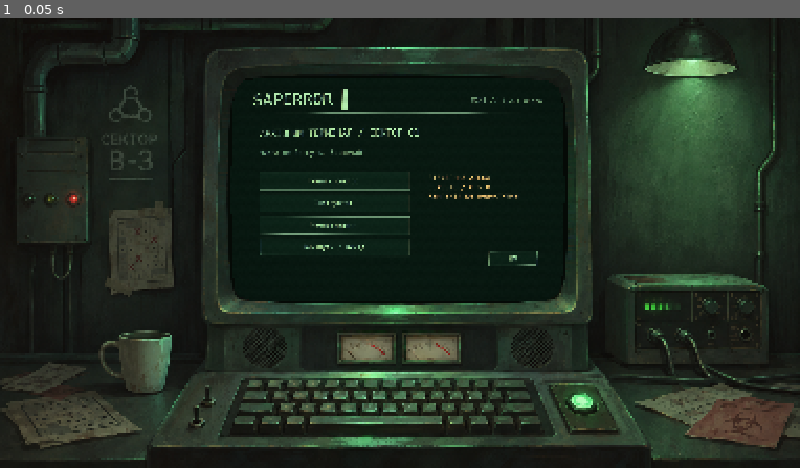
Above: before the commit, frame 1.
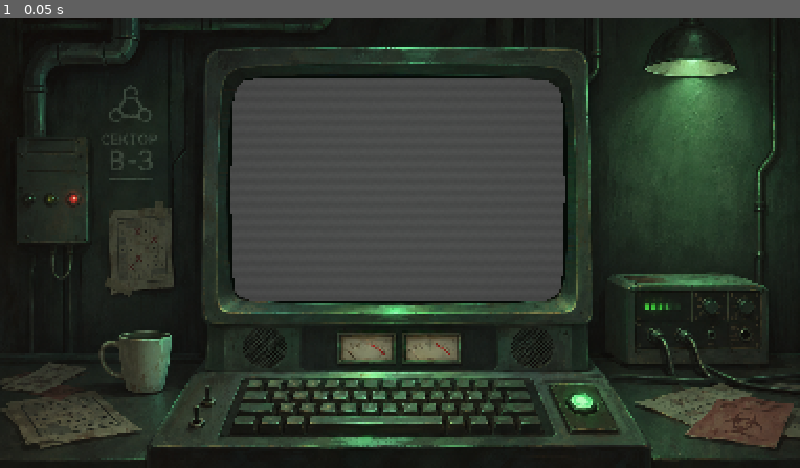
Above: after the commit, the same moment.

Repository: mazerfaker/SAPERROR
Game: Godot game, scene res://scenes/game/gameplay.tscn
Same seed, same stepped clock (60 frames per second), same inputs: the game is played once before the commit and once after it.
Inputs:
- Up to frame 1 (0.05 s): no input

The runs differ from the first frame. In frame 1, 20% of the frame differs, in the area x 28-71%, y 13-63%.
Error after the commit: Parse Error: Function "fract()" not found in base self. (res://scripts/audio/terminal_audio.gd:48)

Commit message:
feat: SAPERROR v0.2.2 procedural terminal audio foundation

Diff:
--- a/project.godot
+++ b/project.godot
@@ -1,7 +1,7 @@
 config_version=5
 [application]
 config/name="SAPERROR"
-config/version="0.2.1-alpha"
+config/version="0.2.2-alpha"
 run/main_scene="res://scenes/game/gameplay.tscn"
 config/features=PackedStringArray("4.7", "GL Compatibility")
 [display]
--- /dev/null
+++ b/scripts/audio/terminal_audio.gd
@@ -0,0 +1,115 @@
+extends Node
+## Original deterministic procedural PCM, no external audio assets.
+const RATE: int = 22050
+const EVENTS := ["key","reveal","flood","flag","unflag","fault","win","loss","invalid","boot","hum"]
+var sounds: Dictionary = {}
+var ambience: AudioStreamPlayer
+var voices: Array[AudioStreamPlayer] = []
+var next_voice: int = 0
+var sfx_level: float = 0.55
+var hum_level: float = 0.28
+var enabled: bool = true
+
+static func synth(kind: String) -> AudioStreamWAV:
+	var duration: float = 0.10
+	match kind:
+		"key": duration = 0.065
+		"reveal": duration = 0.11
+		"flood": duration = 0.23
+		"flag","unflag": duration = 0.14
+		"fault": duration = 0.48
+		"win","loss": duration = 0.72
+		"invalid": duration = 0.18
+		"boot": duration = 0.52
+		"hum": duration = 2.0
+	var count: int = roundi(duration * RATE)
+	var pcm := PackedByteArray()
+	pcm.resize(count * 2)
+	var rng := RandomNumberGenerator.new()
+	rng.seed = 17301
+	var lp: float = 0.0
+	for i in range(count):
+		var t: float = float(i) / RATE
+		var x: float = t / duration
+		var noise: float = rng.randf_range(-1.0,1.0)
+		lp = lerpf(lp,noise,0.12)
+		var env: float = minf(1.0,t*280.0)*pow(maxf(0.0,1.0-x),2.0)
+		var sample: float = 0.0
+		match kind:
+			"hum":
+				sample = 0.13*sin(TAU*50.0*t)+0.065*sin(TAU*100.0*t)+0.026*sin(TAU*150.0*t)+0.013*sin(TAU*350.0*t)
+				sample *= 0.88+0.12*sin(TAU*1.5*t)
+			"key":
+				sample = env*(0.24*noise+0.40*lp+0.19*sin(TAU*240.0*t))
+			"reveal":
+				sample = env*(0.32*sin(TAU*(620.0*t-700.0*t*t))+0.13*noise)
+			"flood":
+				var step_id: float = floor(t*30.0)
+				var pulse: float = exp(-5.0*fract(t*30.0))
+				sample = env*pulse*(0.32*sin(TAU*(380.0+step_id*90.0)*t)+0.08*lp)
+			"flag","unflag":
+				var freq: float = 780.0 if kind == "flag" else 420.0
+				sample = env*(0.34*sin(TAU*freq*t)+0.09*sin(TAU*freq*2.0*t))
+			"fault":
+				sample = env*(0.35*lp+0.18*noise+0.25*sin(TAU*(95.0*t-42.0*t*t)))
+			"win","loss":
+				var notes: Array[float] = [440.0,554.0,659.0,880.0] if kind == "win" else [330.0,247.0,165.0,110.0]
+				var n: int = mini(3,int(x*4.0))
+				var local: float = fract(x*4.0)
+				var note_env: float = minf(1.0,local*20.0)*pow(1.0-local,0.9)
+				sample = note_env*0.27*(sin(TAU*notes[n]*t)+0.15*sin(TAU*notes[n]*2.0*t))
+			"invalid":
+				sample = env*(0.22*sin(TAU*155.0*t)+0.12*sin(TAU*211.0*t))
+			"boot":
+				sample = env*(0.22*sin(TAU*(100.0*t+430.0*t*t))+0.10*lp)
+		pcm.encode_s16(i*2,roundi(clampf(sample,-0.9,0.9)*32767.0))
+	var stream := AudioStreamWAV.new()
+	stream.format = AudioStreamWAV.FORMAT_16_BITS
+	stream.mix_rate = RATE
+	stream.stereo = false
+	stream.data = pcm
+	if kind == "hum":
+		stream.loop_mode = AudioStreamWAV.LOOP_FORWARD
+		stream.loop_begin = 0
+		stream.loop_end = count
+	return stream
+
+func _ready() -> void:
+	if DisplayServer.get_name() == "headless": return
+	for kind in EVENTS:
+		sounds[kind] = synth(kind)
+	ambience = AudioStreamPlayer.new()
+	ambience.stream = sounds["hum"]
+	add_child(ambience)
+	for i in range(6):
+		var player := AudioStreamPlayer.new()
+		add_child(player)
+		voices.append(player)
+	_apply_levels()
+	ambience.play()
+	play_event("boot")
+
+func set_levels(sfx: float, hum: float, active: bool) -> void:
+	sfx_level = clampf(sfx,0.0,1.0)
+	hum_level = clampf(hum,0.0,1.0)
+	enabled = active
+	_apply_levels()
+
+func _apply_levels() -> void:
+	if not is_instance_valid(ambience): return
+	ambience.volume_db = linear_to_db(maxf(hum_level,0.0001)) if enabled else -80.0
+	for voice in voices:
+		voice.volume_db = linear_to_db(maxf(sfx_level,0.0001)) if enabled else -80.0
+		if not enabled or sfx_level <= 0.0: voice.stop()
+	if not enabled or hum_level <= 0.0:
+		ambience.stop()
+	elif not ambience.playing:
+		ambience.play()
+
+func play_event(kind: String) -> void:
+	if not enabled or sfx_level <= 0.0 or voices.is_empty() or not sounds.has(kind): return
+	var voice: AudioStreamPlayer = voices[next_voice]
+	next_voice = (next_voice+1)%voices.size()
+	voice.stop()
+	voice.stream = sounds[kind]
+	voice.play()
--- a/scripts/ui/terminal_ui.gd
+++ b/scripts/ui/terminal_ui.gd
@@ -2,6 +2,7 @@
 const Board = preload("res://scripts/board/state.gd")
 const Generator = preload("res://scripts/board/generator.gd")
 const Geometry = preload("res://scripts/ui/crt_geometry.gd")
+const TerminalAudio = preload("res://scripts/audio/terminal_audio.gd")
 signal effects_changed(amount: float, curve: bool, reduced: bool, flicker: bool, global_amount: float)
 signal fault_triggered
 signal fullscreen_requested
@@ -9,6 +10,7 @@
 const DIM := Color("729b79")
 const AMBER := Color("f0c37b")
 const RED := Color("f18b7d")
+var audio: TerminalAudio
 var board: Board
 var certificate: Dictionary = {}
 var buttons: Array[Button] = []
@@ -35,6 +37,8 @@
 func _ready() -> void:
 	TranslationServer.set_locale("uk")
 	theme = _terminal_theme()
+	audio = TerminalAudio.new()
+	add_child(audio)
 	var bg := ColorRect.new()
 	bg.color = Color("081710")
 	bg.size = size
@@ -90,7 +94,9 @@
 	var b := Button.new()
 	b.text = value
 	b.add_theme_font_size_override("font_size",font_size)
-	b.pressed.connect(action)
+	b.pressed.connect(func():
+		audio.play_event("key")
+		action.call())
 	_place(b,rect,parent)
 	return b
 func _panel(rect: Rect2) -> Panel:
@@ -112,7 +118,7 @@
 	add_child(page)
 	buttons.clear()
 	_label("SAPERROR ▌",Rect2(88,52,800,92),page,72)
-	var version := _label("MINE // 0.2.1-alpha",Rect2(946,82,390,48),page,27,DIM)
+	var version := _label("MINE // 0.2.2-alpha",Rect2(946,82,390,48),page,27,DIM)
 	version.horizontal_alignment = HORIZONTAL_ALIGNMENT_RIGHT
 	var line := ColorRect.new()
 	line.color = DIM
@@ -121,6 +127,7 @@
 	if screen == "game": _game()
 	elif screen == "settings": _settings()
 	elif screen == "help": _help()
+	elif screen == "audio": _audio_settings()
 	else: _menu()
 func _menu() -> void:
 	_label(tr("VIS_BOOT"),Rect2(124,217,1170,100),page,39)
@@ -147,7 +154,27 @@
 	_button(tr("VIS_MOTION")+": "+_on_off(reduced),Rect2(124,553,1040,62),page,func(): reduced = not reduced; _apply(); _show("settings"))
 	_button(tr("VIS_FLICKER")+": "+_on_off(flicker),Rect2(124,635,1040,62),page,func(): flicker = not flicker; _apply(); _show("settings"))
 	_button(tr("VIS_GRADE")+": "+_on_off(global_amount>0.0),Rect2(124,717,1040,62),page,func(): global_amount = 0.25 if global_amount == 0.0 else 0.0; _apply(); _show("settings"))
+	_button(tr("VIS_AUDIO"),Rect2(510,803,654,57),page,func(): _show("audio"))
 	_button(tr("VIS_BACK"),Rect2(124,803,350,57),page,func(): _show("menu"))
+func _audio_settings() -> void:
+	_label(tr("VIS_AUDIO"),Rect2(124,212,1150,60),page,41)
+	_button(tr("VIS_SOUND")+": "+_on_off(audio.enabled),Rect2(124,300,1040,70),page,func(): audio.set_levels(audio.sfx_level,audio.hum_level,not audio.enabled); _show("audio"))
+	_audio_slider(tr("VIS_SFX"),audio.sfx_level,410,true)
+	_audio_slider(tr("VIS_HUM"),audio.hum_level,570,false)
+	_button(tr("VIS_AUDIO_TEST"),Rect2(124,718,640,60),page,func(): audio.play_event("reveal"))
+	_button(tr("VIS_BACK"),Rect2(124,803,350,57),page,func(): _show("settings"))
+func _audio_slider(caption: String, value: float, y: float, sfx: bool) -> void:
+	var readout := _label(caption+": "+str(roundi(value*100))+"%",Rect2(124,y,1040,55),page,32)
+	var slider := HSlider.new()
+	slider.min_value = 0.0
+	slider.max_value = 1.0
+	slider.step = 0.05
+	slider.value = value
+	_place(slider,Rect2(124,y+65,1040,46),page)
+	slider.value_changed.connect(func(v: float):
+		readout.text = caption+": "+str(roundi(v*100))+"%"
+		if sfx: audio.set_levels(v,audio.hum_level,audio.enabled)
+		else: audio.set_levels(audio.sfx_level,v,audio.enabled))
 func _on_off(value: bool) -> String:
 	return tr("VIS_ON" if value else "VIS_OFF")
 func _apply() -> void:
@@ -212,45 +239,62 @@
 	if board == null:
 		if not seed_input.text.is_valid_int():
 			message_key = "CORE_SEED_BAD"
+			audio.play_event("invalid")
 			_refresh()
 			return
 		var generated: Dictionary = Generator.generate(seed_input.text.to_int(),i)
 		if generated.is_empty():
 			message_key = "CORE_FAIL"
+			audio.play_event("invalid")
 			_refresh()
 			return
 		certificate = generated["certificate"]
 		board = Board.new(8,8,generated["mask"],3)
+	if board.finished() or board.cells[i] != Board.Cell.CLOSED: return
+	var before: int = board.opened
 	board.reveal(i)
-	_after_action()
+	_after_action("flood" if board.opened-before > 1 else ("reveal" if board.opened > before else ""))
 func _cell_input(event: InputEvent, i: int) -> void:
 	if board == null or board.finished(): return
 	if event is InputEventMouseButton and event.pressed:
 		if event.button_index == MOUSE_BUTTON_RIGHT:
-			board.flag(i)
+			_flag_action(i)
 			buttons[i].accept_event()
-			_after_action()
 		elif event.button_index == MOUSE_BUTTON_MIDDLE:
-			board.chord(i)
+			_chord_action(i)
 			buttons[i].accept_event()
-			_after_action()
 	elif event is InputEventKey and event.pressed and not event.echo:
 		if event.keycode == KEY_SPACE and board.cells[i] == Board.Cell.OPEN:
-			board.chord(i)
+			_chord_action(i)
 			buttons[i].accept_event()
-			_after_action()
 		elif event.keycode == KEY_F:
-			board.flag(i)
+			_flag_action(i)
 			buttons[i].accept_event()
-			_after_action()
-func _after_action() -> void:
+func _flag_action(i: int) -> void:
+	var previous: int = board.cells[i]
+	board.flag(i)
+	if previous != board.cells[i]:
+		_after_action("flag" if board.cells[i] == Board.Cell.FLAG else "unflag")
+func _chord_action(i: int) -> void:
+	var before: int = board.opened
+	var hits: int = board.hits
+	board.chord(i)
+	if board.opened != before or board.hits != hits:
+		_after_action("flood" if board.opened-before > 1 else "reveal")
+func _after_action(sound: String = "") -> void:
 	message_key = "CORE_ACTIVE"
 	if board.hits > last_hits:
 		message_key = "CORE_HIT"
 		fault_triggered.emit()
+		sound = "fault"
 	last_hits = board.hits
-	if board.won(): message_key = "CORE_WIN"
-	elif board.hp <= 0: message_key = "CORE_LOSS"
+	if board.won():
+		message_key = "CORE_WIN"
+		sound = "win"
+	elif board.hp <= 0:
+		message_key = "CORE_LOSS"
+		sound = "loss"
+	if not sound.is_empty(): audio.play_event(sound)
 	_refresh()
 func _refresh() -> void:
 	var hp: int = 3 if board == null else board.hp
--- /dev/null
+++ b/tests/audio_test.gd
@@ -0,0 +1,35 @@
+extends SceneTree
+const Audio = preload("res://scripts/audio/terminal_audio.gd")
+var failures: int = 0
+var checks: int = 0
+func check(ok: bool, message: String) -> void:
+	checks += 1
+	if not ok:
+		failures += 1
+		printerr("FAIL: ",message)
+func _initialize() -> void:
+	call_deferred("run")
+func run() -> void:
+	for kind in Audio.EVENTS:
+		var stream: AudioStreamWAV = Audio.synth(kind)
+		check(stream.mix_rate == Audio.RATE and not stream.stereo,"PCM format "+kind)
+		check(stream.data.size() > 0 and stream.data.size()%2 == 0,"PCM length "+kind)
+		var peak: int = 0
+		var data: PackedByteArray = stream.data
+		for i in range(0,data.size(),2):
+			peak = maxi(peak,absi(data.decode_s16(i)))
+		check(peak > 100 and peak < 32767,"non-silent unclipped PCM "+kind)
+		check(Audio.synth(kind).data == data,"deterministic PCM "+kind)
+		if kind == "hum":
+			check(stream.loop_mode == AudioStreamWAV.LOOP_FORWARD and stream.loop_end == data.size()/2,"hum loop")
+			check(absi(data.decode_s16(0)-data.decode_s16(data.size()-2)) < 3000,"hum seam")
+		else:
+			check(stream.loop_mode == AudioStreamWAV.LOOP_DISABLED,"one-shot "+kind)
+	var player := Audio.new()
+	root.add_child(player)
+	player.set_levels(-1.0,2.0,false)
+	check(player.sfx_level == 0.0 and player.hum_level == 1.0 and not player.enabled,"level clamp and mute")
+	player.play_event("fault")
+	player.queue_free()
+	print("AUDIO_QA checks=",checks," failures=",failures)
+	quit(0 if failures == 0 else 1)
Not shown, changed: localization/visual.en.po
Not shown, changed: localization/visual.uk.po
Not shown, changed: CHANGELOG.md
Not shown, added: docs/AUDIO_FOUNDATION.md
Not shown, changed: docs/ROADMAP.md
